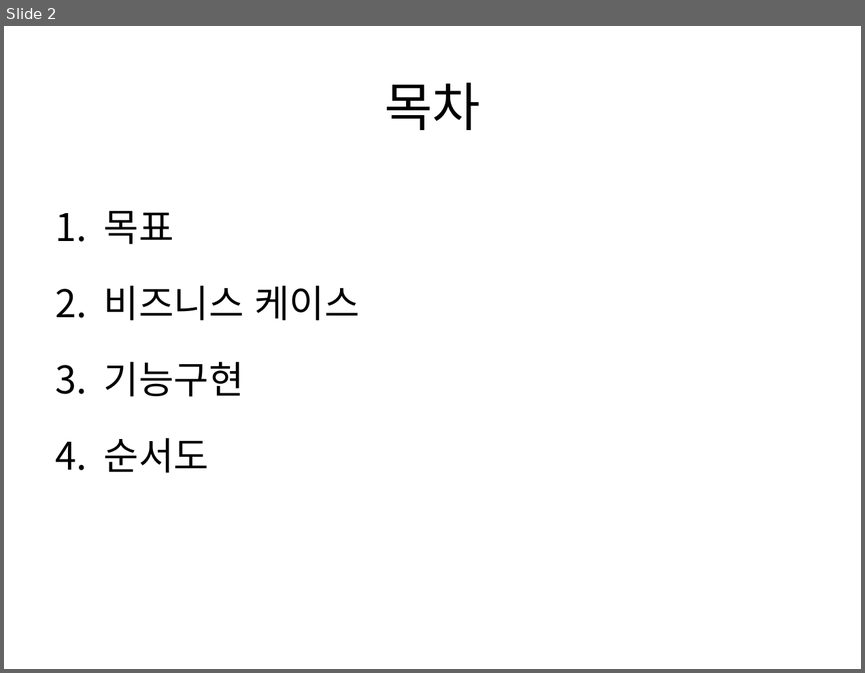
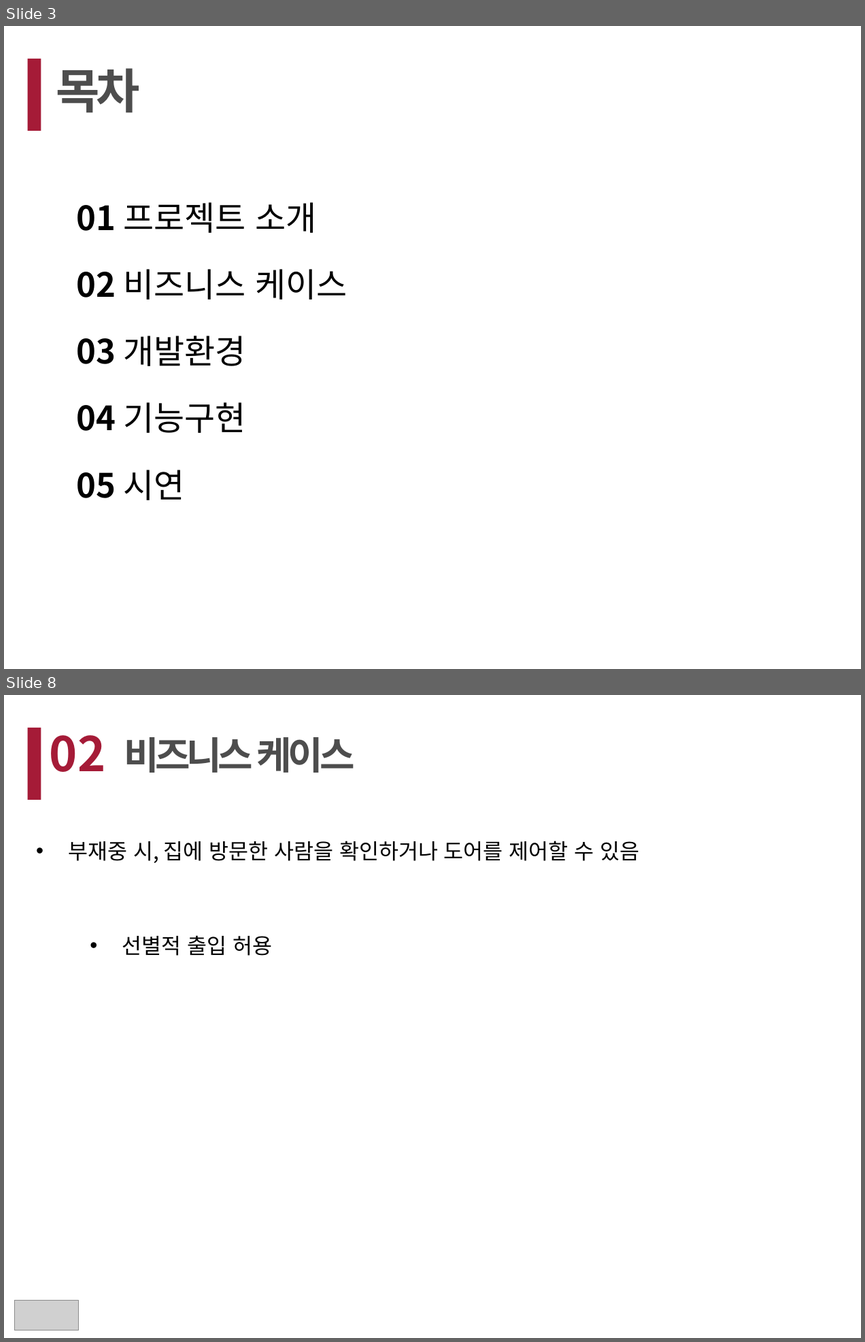
Before and after one commit to choitom/LG_SW_SMART_DOOR, a slide deck: smart_door.pptx. Shown one above the other, each under a label of ours: slide 2 before the commit, slides 3 and 8 after it; the slides between them are not shown. The pictures are 865x673 and 865x1342 pixels, drawn with LibreOffice and Linux fonts; fonts in the diff are those of the drawing; grey boxes stand for pictures. Boxes give left, top, right and bottom in pixels: in the first picture for what was removed or moved away, otherwise in the second. Text is boxed around its words. In the diff, an @@ line names an element or a change of style, - is before the commit and + after.

```diff
--- a/smart_door.pptx
+++ b/smart_door.pptx
@@ slide 8 added at bbox=[4, 695, 861, 1338], background #FFFFFF @@
@@ rectangle added at bbox=[28, 728, 41, 800], fill #A51B37 @@
@@ text added at bbox=[50, 735, 106, 772], 40 pt, text #A51B37, bold @@
+02
@@ text added at bbox=[124, 737, 355, 773], 32 pt, text #4D4D4D, bold @@
+비즈니스 케이스
@@ text added at bbox=[68, 841, 639, 863], 18 pt, text #000000 @@
+• 부재중 시, 집에 방문한 사람을 확인하거나 도어를 제어할 수 있음
@@ text added at bbox=[122, 935, 272, 955], 18 pt, text #000000 @@
+• 선별적 출입 허용
@@ picture added at bbox=[14, 1300, 79, 1330] @@
@@ what was slide 2 is now slide 3 @@
@@ slide 3 changed as well @@
@@ rectangle added at bbox=[28, 59, 41, 131], fill #A51B37 @@
@@ text "목차": place and size @@
-text "목차" at bbox=[384, 82, 481, 130]
+text "목차" at bbox=[56, 68, 140, 113]
@@ text "목차" at bbox=[56, 68, 140, 113]: size 44 to 40 pt, text colour #000000 to #4D4D4D, letter spacing 0 to -3 pt, bold on; alignment centre to justified; vertical alignment middle to top @@
@@ text at bbox=[77, 202, 347, 500]: text changed; size 32 to 28 pt @@
-1. 목표
-2. 비즈니스 케이스
-3. 기능구현
-4. 순서도
+01 프로젝트 소개
+02 비즈니스 케이스
+03 개발환경
+04 기능구현
+05 시연
```
Also in this commit, not shown: 3 other slides changed, 14 other slides added, 4 slides removed.
